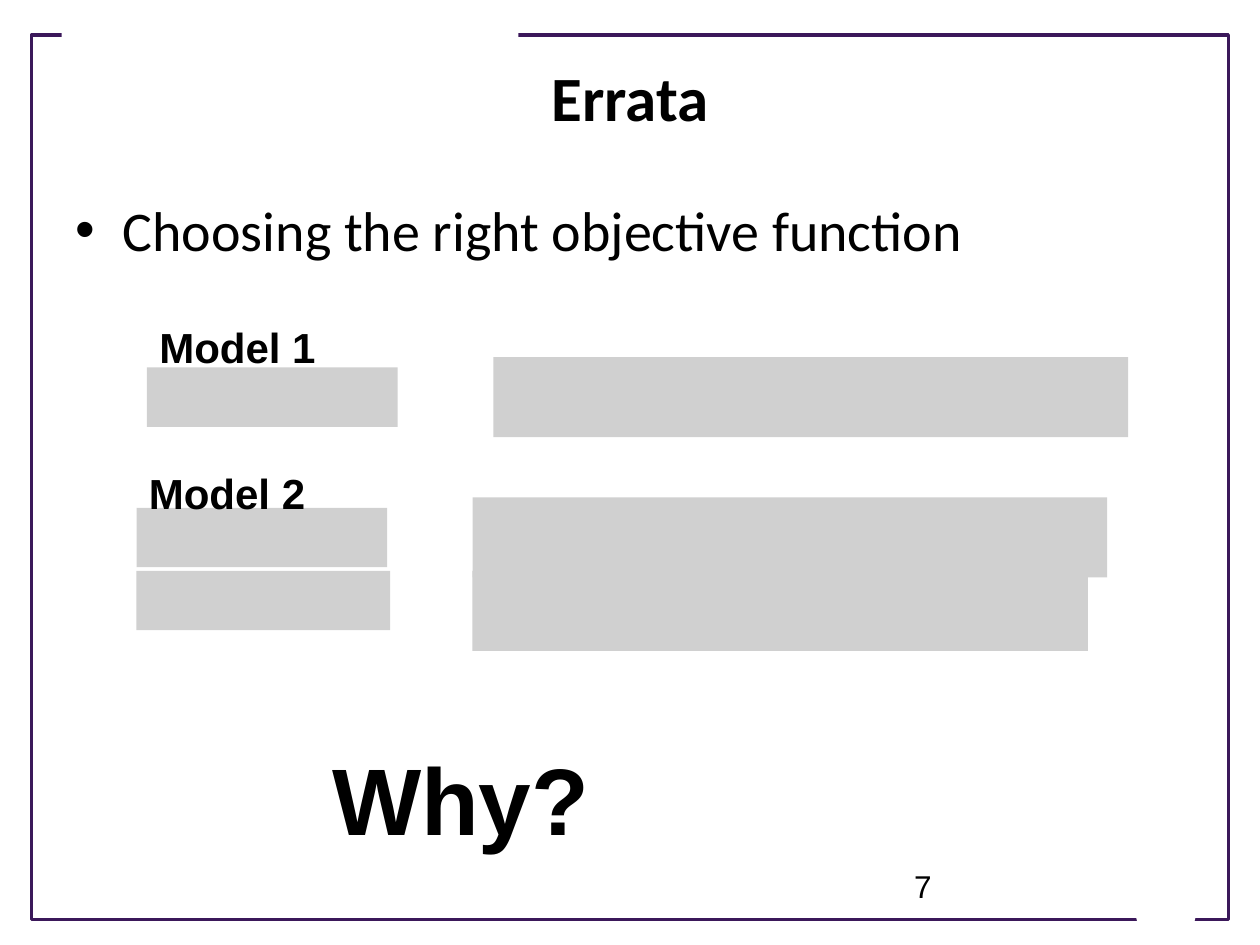
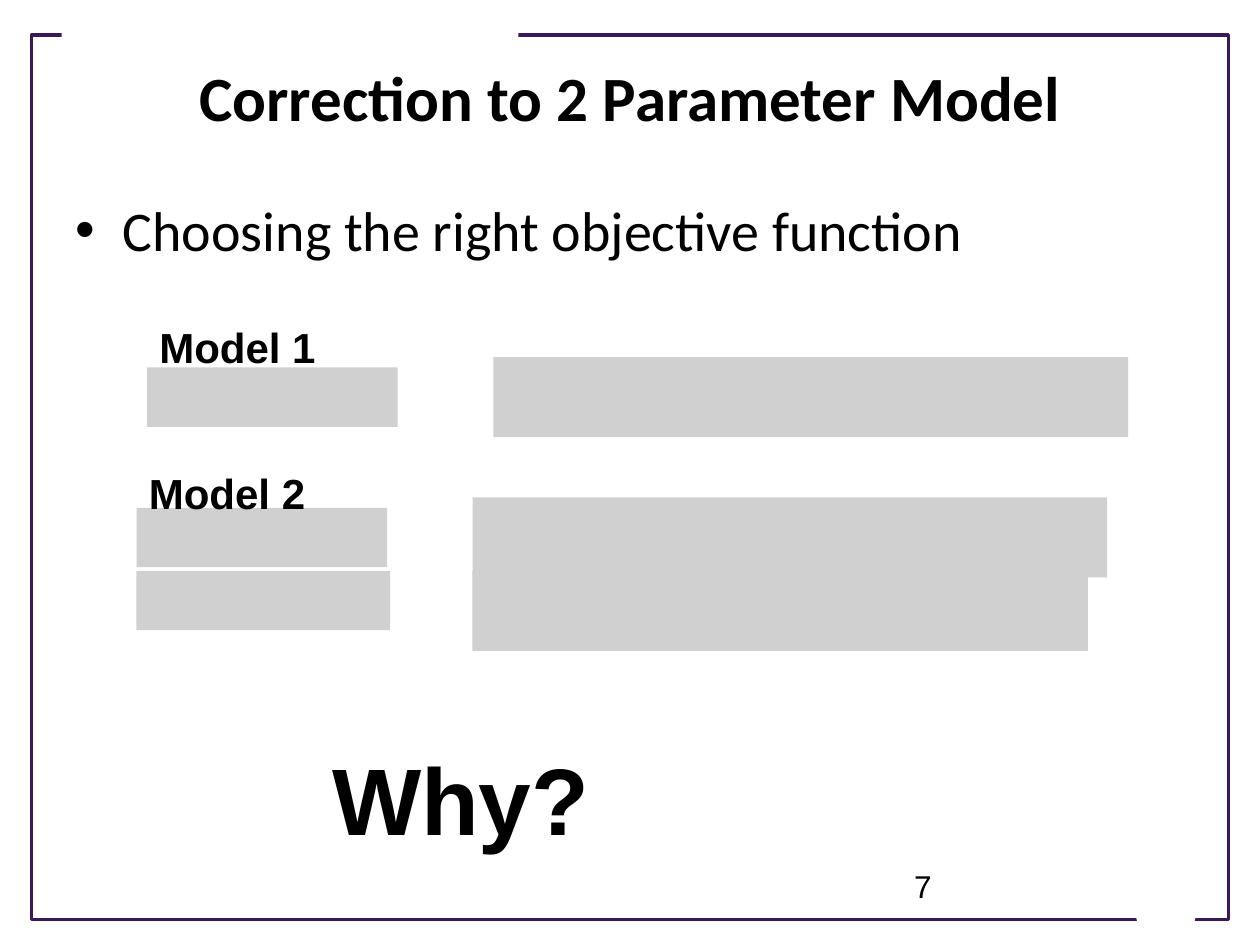
Before and after one commit to ModelEngineering/advancing-biomedical-models, a slide deck: slide 7 of Lectures/Lecture_8_Model_Fitting_Optimization_Techniques.pptx. Drawn at 1260x945 pixels with LibreOffice and Linux fonts; fonts in the diff are those of the drawing; grey boxes stand for pictures; background and template pictures are left out. Boxes give left, top, right and bottom in pixels: in the first picture for what was removed or moved away, otherwise in the second. Text is boxed around its words. In the diff, an @@ line names an element or a change of style, - is before the commit and + after.

```diff
--- a/Lectures/Lecture_8_Model_Fitting_Optimization_Techniques.pptx
+++ b/Lectures/Lecture_8_Model_Fitting_Optimization_Techniques.pptx
@@ title at box(199, 76, 1060, 122): text changed @@
-Errata
+Correction to 2 Parameter Model
```
Also in this commit, not shown: 2 other slides changed, 7 slides added, 4 slides removed.
